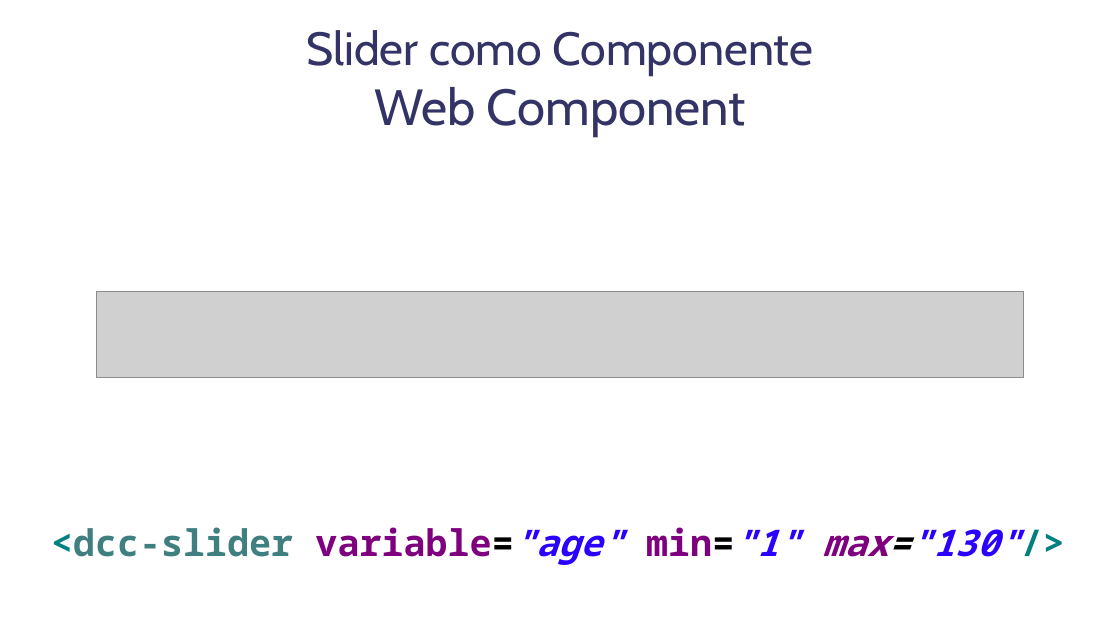
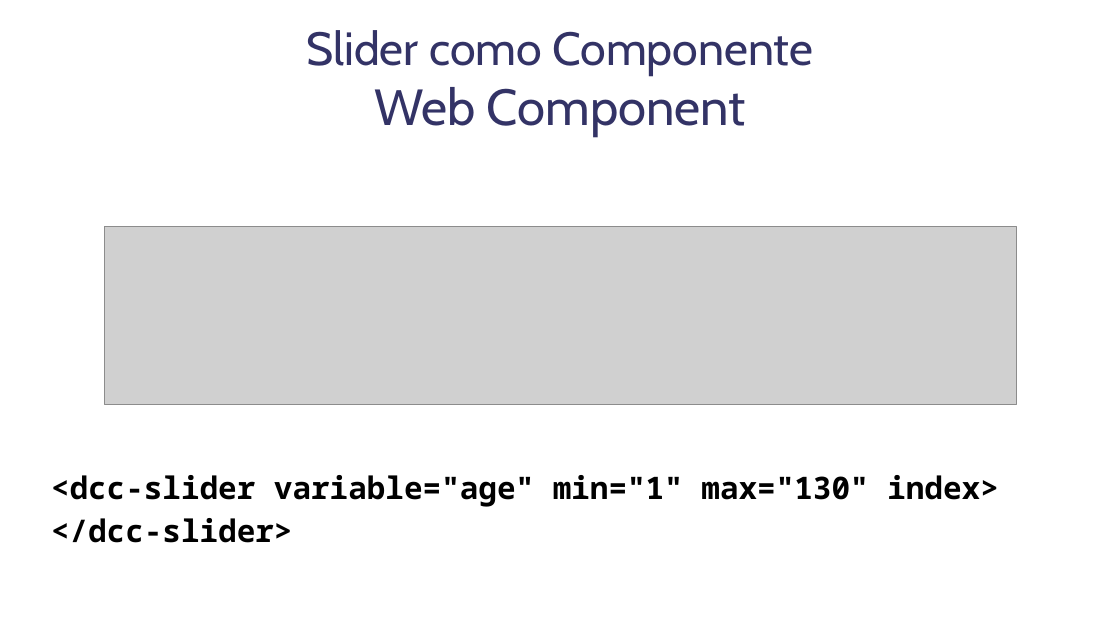
Before and after one commit to harena-lab/harena-docs, a slide deck: slide 2 of dccs/tutorial/dcc-tutorial.odp (slide 4 before the commit). Drawn at 1120x630 pixels with LibreOffice and Linux fonts; fonts in the diff are those of the drawing; grey boxes stand for pictures; background and template pictures are left out. Boxes give left, top, right and bottom in pixels: in the first picture for what was removed or moved away, otherwise in the second. Text is boxed around its words. In the diff, an @@ line names an element or a change of style, - is before the commit and + after.

```diff
--- a/dccs/tutorial/dcc-tutorial.odp
+++ b/dccs/tutorial/dcc-tutorial.odp
@@ picture resized from (x1=97, y1=292, x2=1024, y2=377) to (x1=105, y1=227, x2=1017, y2=405) @@
@@ table at (x1=41, y1=461, x2=1078, y2=580) @@
@@ row 1, column 1: "<dcc-slider variable="age" min="1" max="130"/>" to "<dcc-slider variable="age" min="1" max="130" index> / </dcc-slider>" @@
```
Also in this commit, not shown: 1 other slide changed, 2 slides removed, 3 other files.
